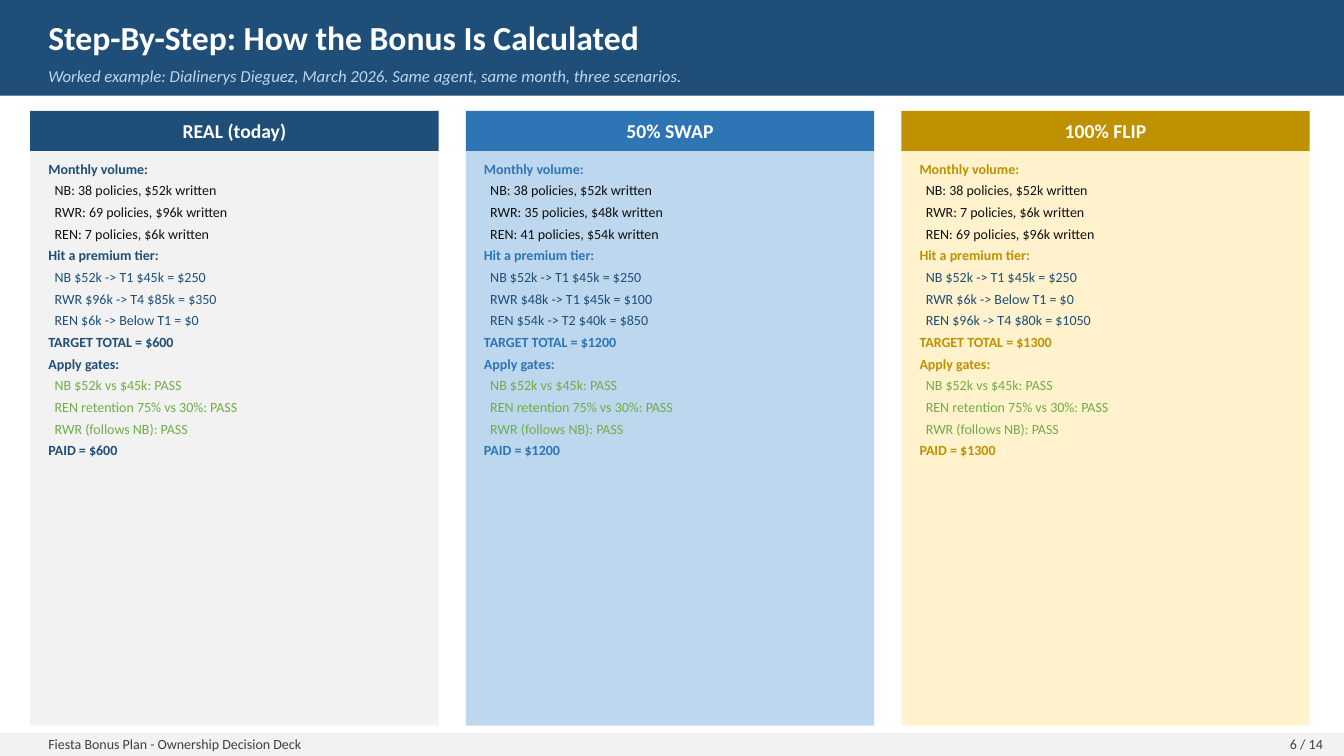
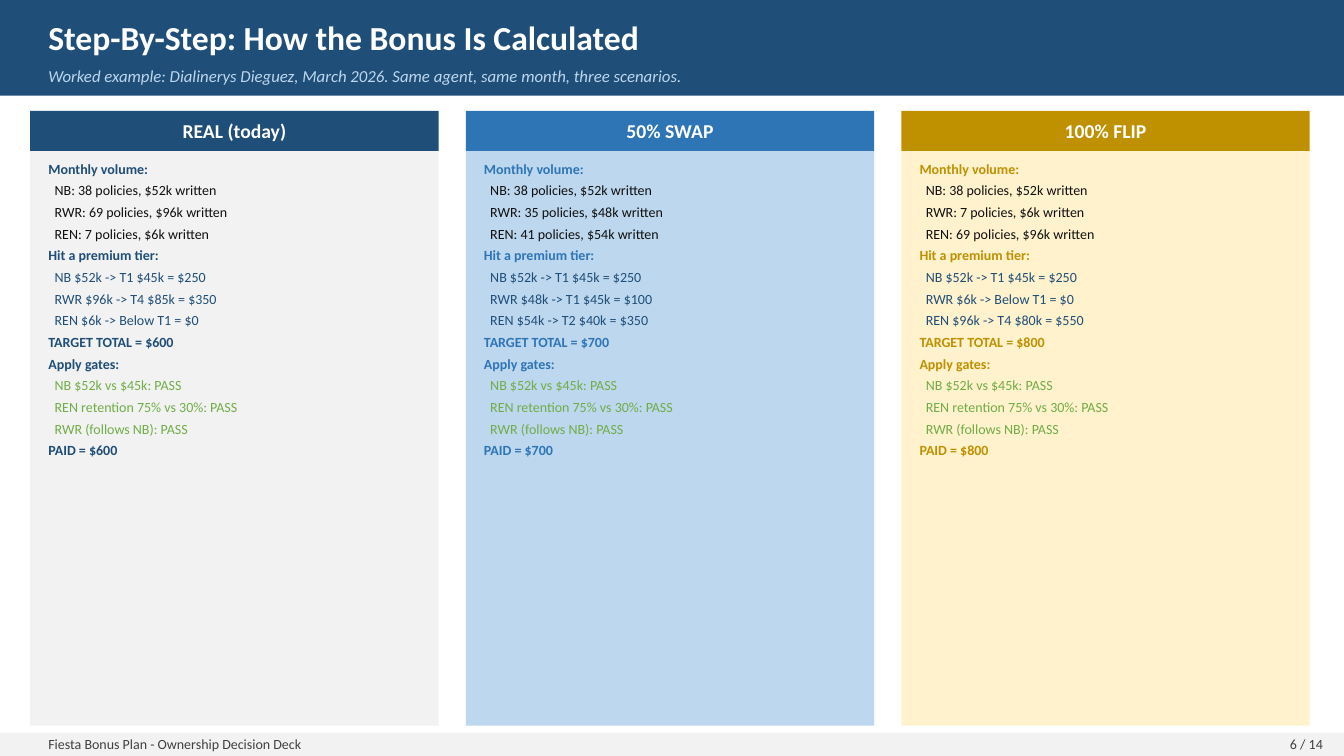
Before and after one commit to FAUS-tech/fiesta-bonus, a slide deck: slide 6 of output/Bonus_Plan_SIMPLE.pptx. Drawn at 1344x756 pixels with LibreOffice and Linux fonts; fonts in the diff are those of the drawing. Boxes give left, top, right and bottom in pixels: in the first picture for what was removed or moved away, otherwise in the second. Text is boxed around its words. In the diff, an @@ line names an element or a change of style, - is before the commit and + after.

```diff
--- a/output/Bonus_Plan_SIMPLE.pptx
+++ b/output/Bonus_Plan_SIMPLE.pptx
@@ text at bbox=[490, 315, 648, 326]: text changed @@
-REN $54k -> T2 $40k = $850
+REN $54k -> T2 $40k = $350
@@ text at bbox=[926, 315, 1083, 327]: text changed @@
-REN $96k -> T4 $80k = $1050
+REN $96k -> T4 $80k = $550
@@ text at bbox=[484, 338, 609, 348]: text changed @@
-TARGET TOTAL = $1200
+TARGET TOTAL = $700
@@ text at bbox=[920, 337, 1044, 349]: text changed @@
-TARGET TOTAL = $1300
+TARGET TOTAL = $800
@@ text at bbox=[484, 446, 553, 457]: text changed @@
-PAID = $1200
+PAID = $700
@@ text at bbox=[920, 445, 988, 457]: text changed @@
-PAID = $1300
+PAID = $800
```
Also in this commit, not shown: 7 other slides changed, 3 other files.
